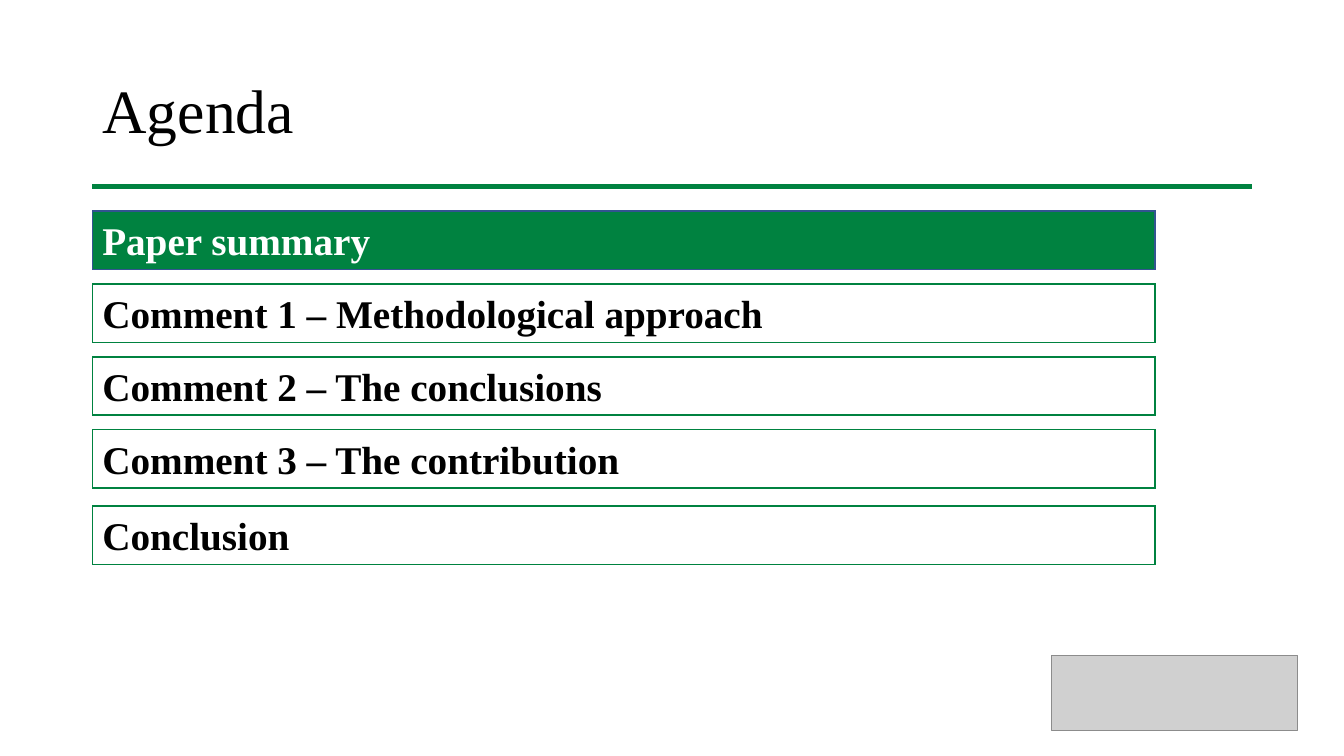
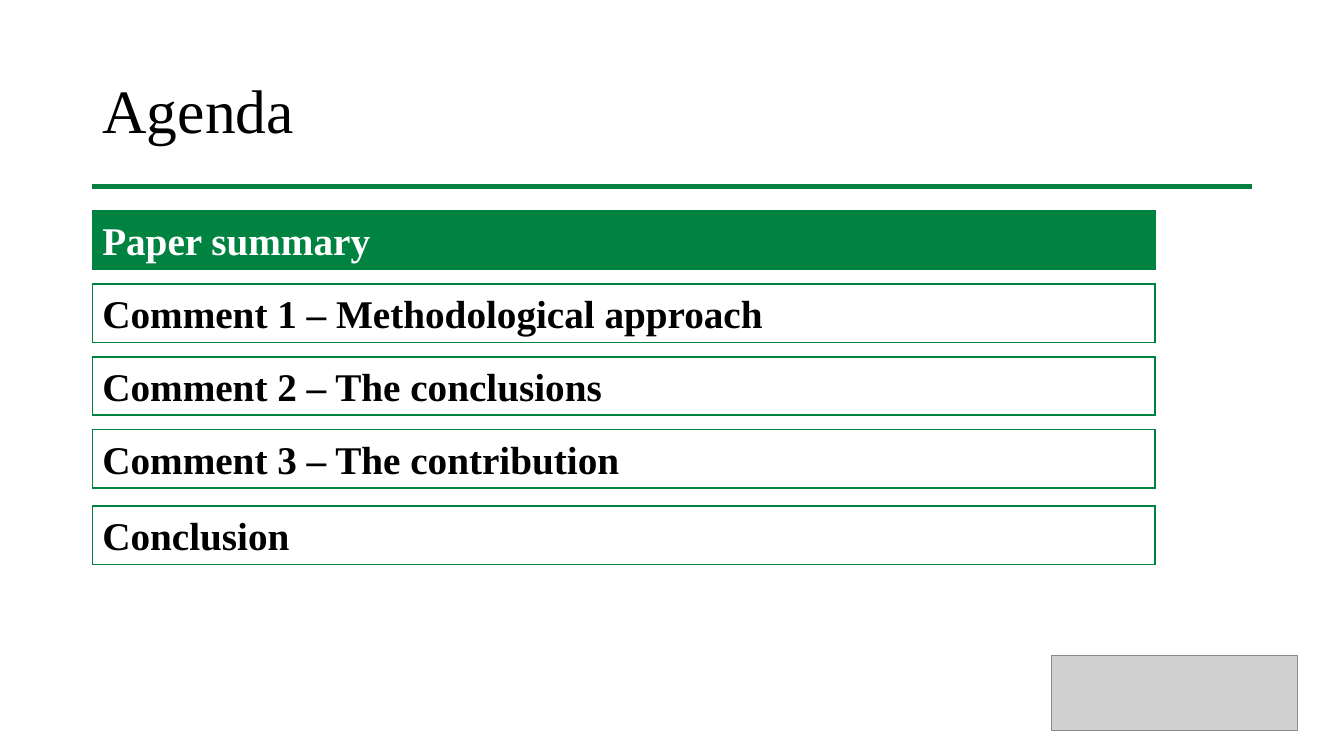
Before and after one commit to larsphilipp/ResSem19, a slide deck: slide 2 of Discussion/Discussion_Woessner_Stauffenegger_V2.pptx. Drawn at 1344x756 pixels with LibreOffice and Linux fonts; fonts in the diff are those of the drawing; grey boxes stand for pictures. Boxes give left, top, right and bottom in pixels: in the first picture for what was removed or moved away, otherwise in the second. Text is boxed around its words. In the diff, an @@ line names an element or a change of style, - is before the commit and + after.

Commit message:
disc

```diff
--- a/Discussion/Discussion_Woessner_Stauffenegger_V2.pptx
+++ b/Discussion/Discussion_Woessner_Stauffenegger_V2.pptx
@@ rectangle "Paper summary" at bbox=[93, 211, 1155, 269]: outline #325491 1 pt to #008240 1 pt @@
```
